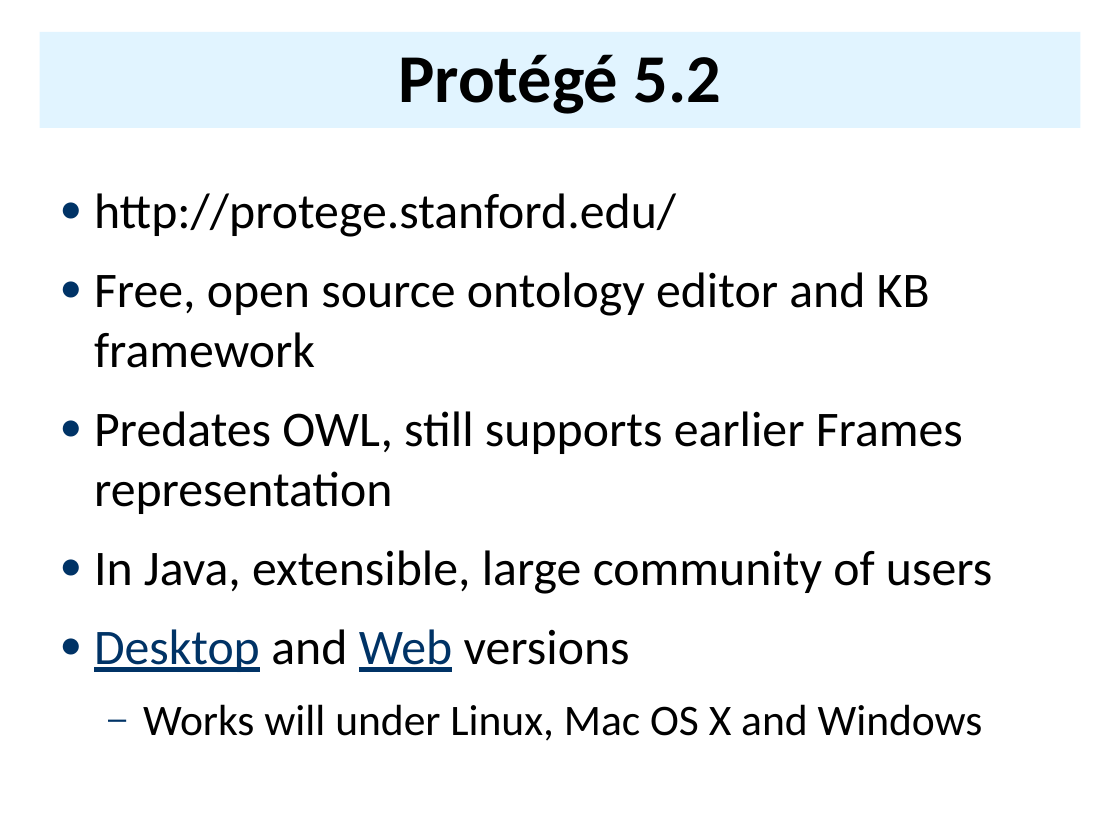
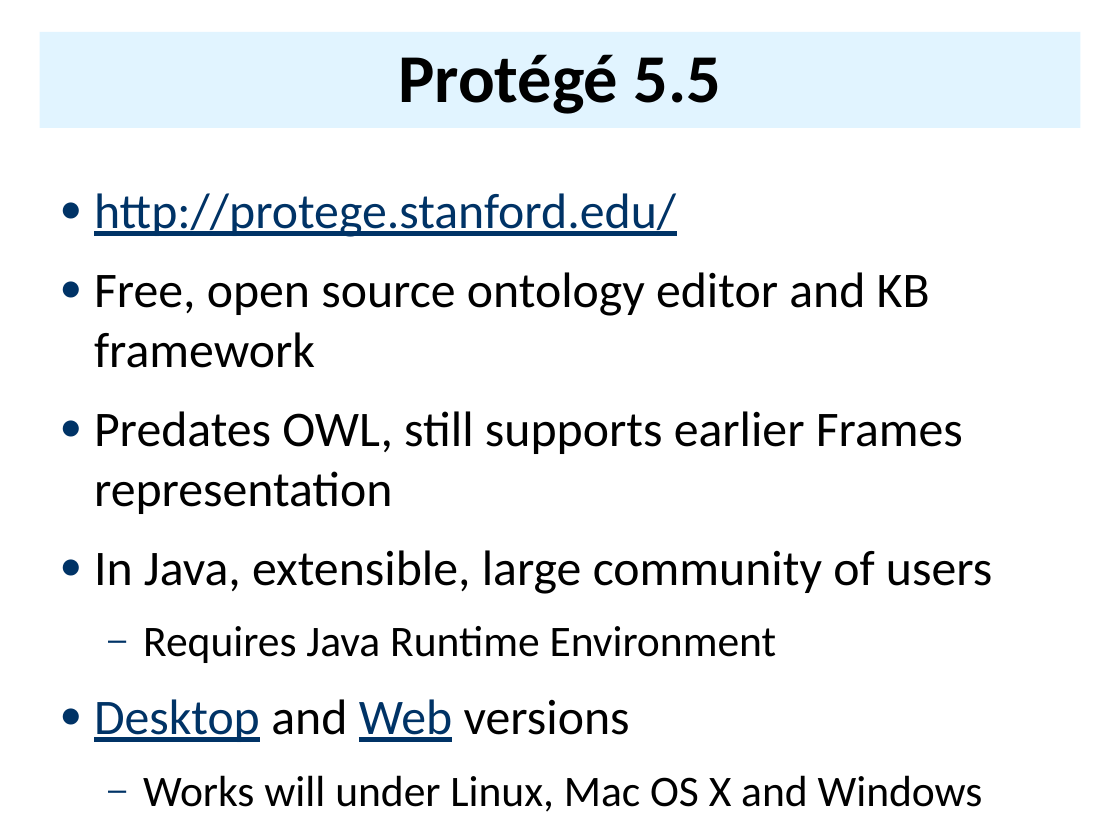
Before and after one commit to UMBC-CMSC-491-691-F19-Knowledge-Graphs/class_material, a slide deck: slide 4 of notes/10_protege/IDEs.pptx. Drawn at 1120x840 pixels with LibreOffice and Linux fonts; fonts in the diff are those of the drawing. Boxes give left, top, right and bottom in pixels: in the first picture for what was removed or moved away, otherwise in the second. Text is boxed around its words. In the diff, an @@ line names an element or a change of style, - is before the commit and + after.

```diff
--- a/notes/10_protege/IDEs.pptx
+++ b/notes/10_protege/IDEs.pptx
@@ title at (x1=398, y1=54, x2=722, y2=114): text changed @@
-Protégé 5.2
+Protégé 5.5
@@ text at (x1=94, y1=193, x2=676, y2=237): text colour #000000 to #003366, underline on in "http://protege.stanford.edu/" @@
@@ text at (x1=143, y1=626, x2=777, y2=663): paragraph added @@
+  – Requires Java Runtime Environment
```
Also in this commit, not shown: 7 other slides changed, 4 slides added, 5 other files.
